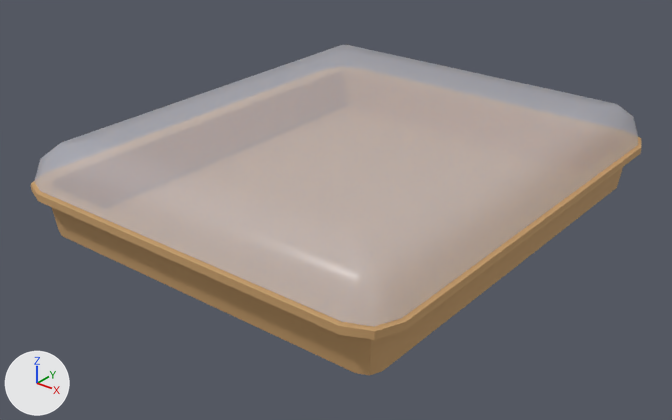
A saved change to the glTF model godot/modelos/stock/bandeja_chorizos_6.glb.
Rendered twice from a camera (50 mm lens) standing at (0.213, -0.277, 0.168) and looking at (0.0, -0.011, 0.002). Arrows for +X, +Y and +Z are at lower left; the lights stay in place. The older version comes first. Vertices at exactly the same position are counted once.

Names of what the first picture shows: 'bandeja_chorizos_6'.
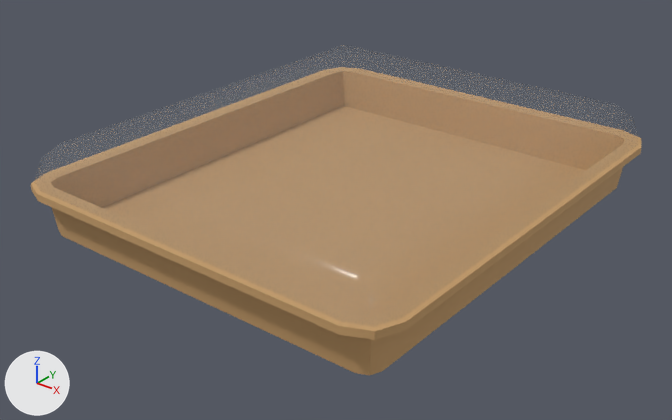
Edits to the bpy script that builds the scene:
```text
Add mat_m_plasticoclaro:
    mat_m_plasticoclaro = principled_material('M_PlasticoClaro')
    mat_m_plasticoclaro.base_color = (0.262, 0.292, 0.323)  # grey #8c939a
    mat_m_plasticoclaro.roughness = 0.15
    mat_m_plasticoclaro.alpha = 0.15
Change me_bandeja_chorizos_6:
    where me_bandeja_chorizos_6.from_pydata(...)  # 132 vertices, 246 faces; spans x -0.086..0.086, y -0.1..0.1, z 0.0..0.038
    used by ob_bandeja_chorizos_6; location = (0.0, 0.0, 0.0)
    me_bandeja_chorizos_6 part 1: all 82 faces that had it switch from mat_m_bolsaplastica (white #ebf0ff) to mat_m_plasticoclaro (grey #8c939a)
```

Location of each change, [x1, y1, x2, y2] in pixels of the pictures (672 x 420 px):
part 1 of me_bandeja_chorizos_6, recoloured: [34, 45, 638, 327] in both
